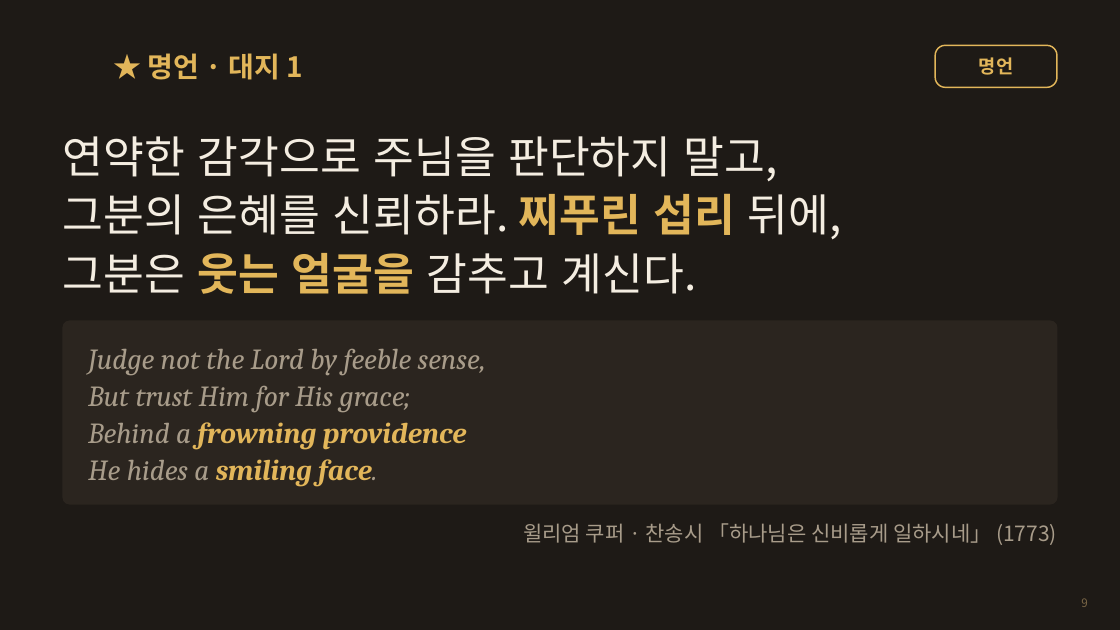
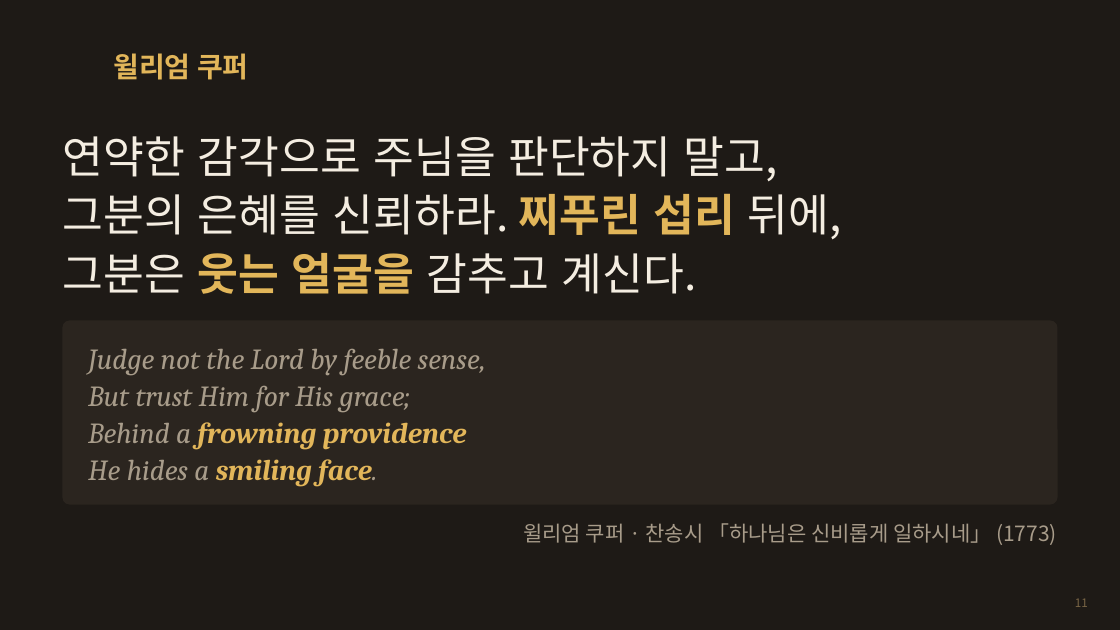
Before and after one commit to chleesarang/cys-terminal-javis, a slide deck: slide 11 of docs/sermons/ruth-naomi-hapdok.pptx (slide 9 before the commit). Drawn at 1120x630 pixels with LibreOffice and Linux fonts; fonts in the diff are those of the drawing; background and template pictures are left out. Boxes give left, top, right and bottom in pixels: in the first picture for what was removed or moved away, otherwise in the second. Text is boxed around its words. In the diff, an @@ line names an element or a change of style, - is before the commit and + after.

```diff
--- a/docs/sermons/ruth-naomi-hapdok.pptx
+++ b/docs/sermons/ruth-naomi-hapdok.pptx
@@ title added at bbox=[113, 53, 249, 80], 24 pt, text #E2B65A, bold @@
+윌리엄 쿠퍼
@@ title removed at bbox=[148, 53, 303, 80] @@
-★ 명언 · 대지 1
@@ rounded rectangle removed at bbox=[935, 45, 1057, 87] @@
-명언
@@ page number at bbox=[1075, 598, 1088, 607]: text changed @@
-9
+11
```
Also in this commit, not shown: 37 other slides changed, 7 slides added, 2 slides removed, 2 other files.
